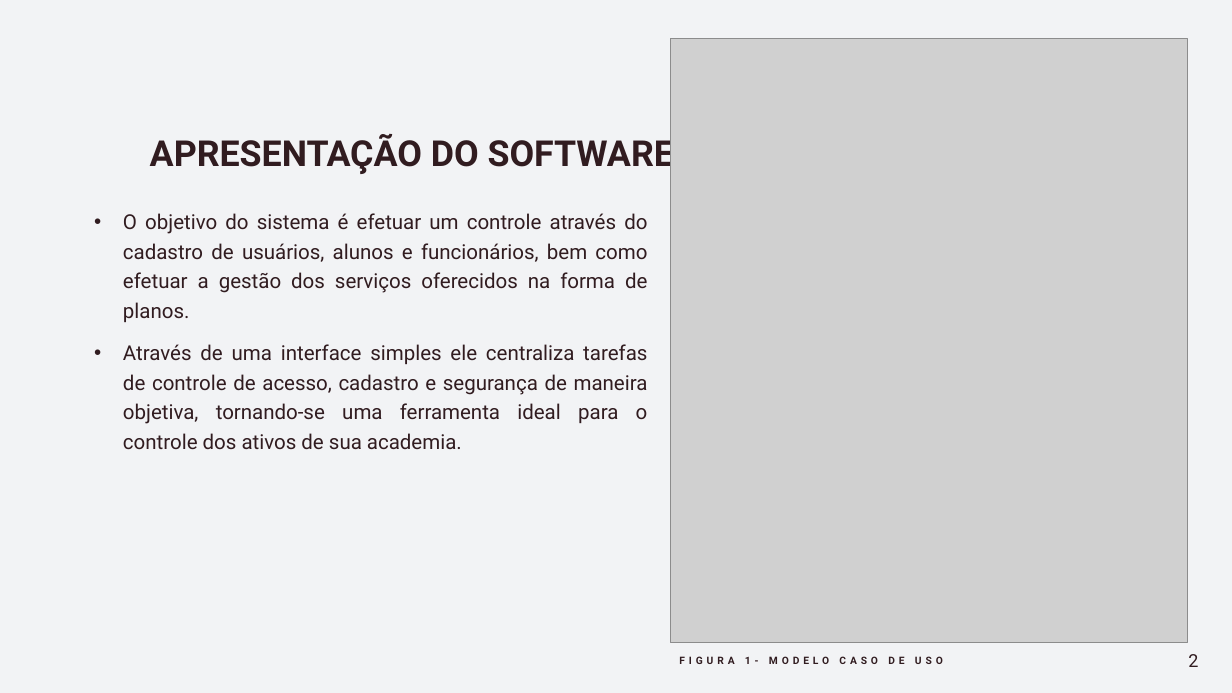
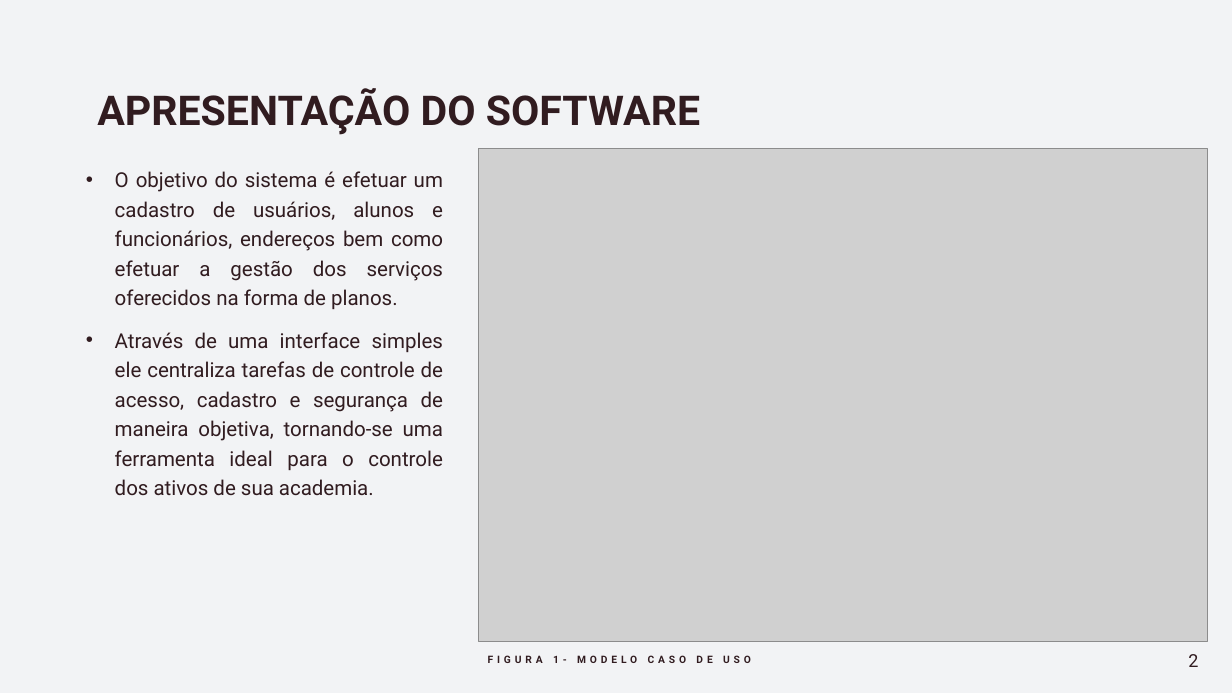
Before and after one commit to eder-ferreira/academia, a slide deck: slide 2 of Documentos/Apresentação -Gestão de Academia.pptx. Drawn at 1232x693 pixels with LibreOffice and Linux fonts; fonts in the diff are those of the drawing; grey boxes stand for pictures. Boxes give left, top, right and bottom in pixels: in the first picture for what was removed or moved away, otherwise in the second. Text is boxed around its words. In the diff, an @@ line names an element or a change of style, - is before the commit and + after.

```diff
--- a/Documentos/Apresentação -Gestão de Academia.pptx
+++ b/Documentos/Apresentação -Gestão de Academia.pptx
@@ title "APRESENTAÇÃO DO SOFTWARE": place and size @@
-title "APRESENTAÇÃO DO SOFTWARE" at box(150, 133, 674, 175)
+title "APRESENTAÇÃO DO SOFTWARE" at box(97, 88, 700, 135)
@@ title "APRESENTAÇÃO DO SOFTWARE" at box(97, 88, 700, 135): size 27.9 to 32 pt; alignment centre to left; vertical alignment top to bottom @@
@@ picture: place and size @@
-picture at box(670, 39, 1188, 642)
+picture at box(479, 149, 1208, 641)
@@ text "O objetivo do sistema é ...": place and size @@
-text "O objetivo do sistema é ..." at box(123, 213, 648, 449)
+text "O objetivo do sistema é ..." at box(115, 171, 443, 495)
@@ text "O objetivo do sistema é ..." at box(115, 171, 443, 495): vertical alignment bottom to top @@
@@ text at box(115, 171, 443, 309): text changed @@
-• O objetivo do sistema é efetuar um controle através do cadastro de usuários, alunos e funcionários, bem como efetuar a gestão dos serviços oferecidos na forma de planos.
+• O objetivo do sistema é efetuar um cadastro de usuários, alunos e funcionários, endereços bem como efetuar a gestão dos serviços oferecidos na forma de planos.
@@ text "FIGURA 1- MODELO CASO DE ...": place and size @@
-text "FIGURA 1- MODELO CASO DE ..." at box(679, 656, 943, 664)
+text "FIGURA 1- MODELO CASO DE ..." at box(488, 655, 751, 663)
```
Also in this commit, not shown: 7 other slides changed, 18 other files.
